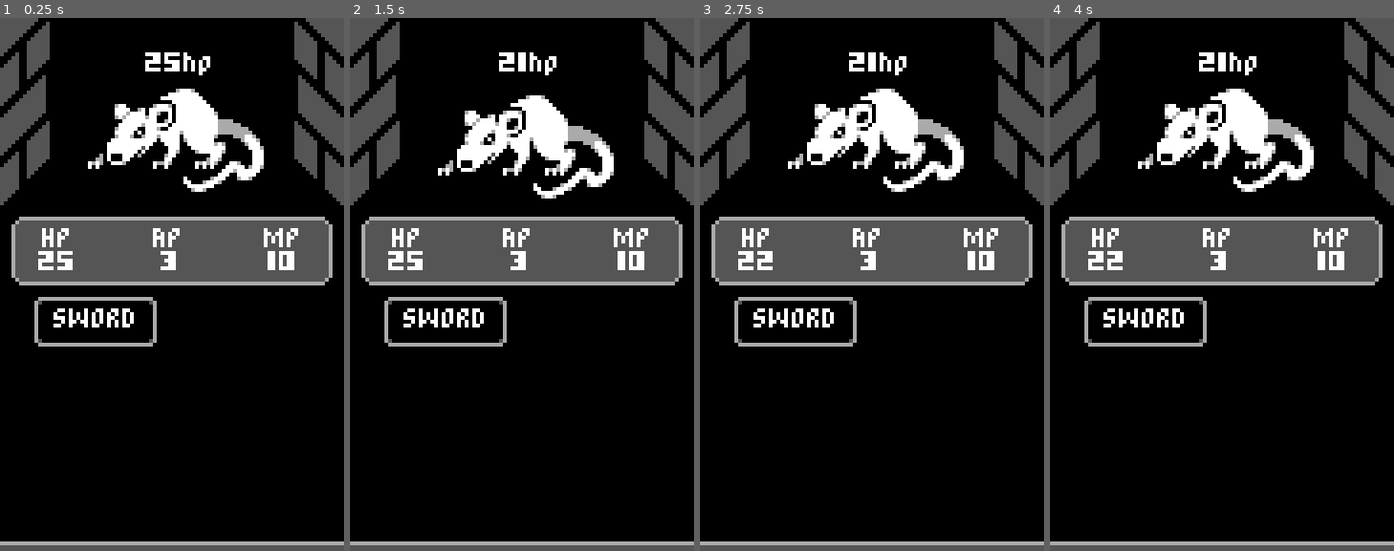
Above: before the commit, frames 1-4 (left to right).
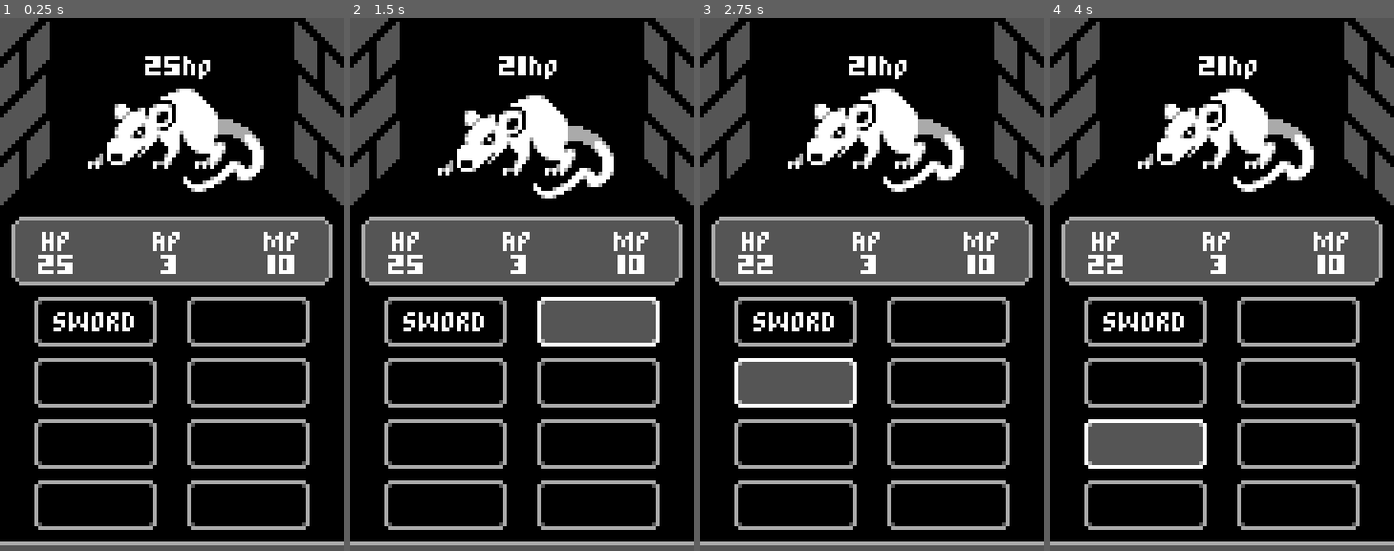
Above: after the commit, the same moments.

Repository: woliveira82/godot-mobile-rpg
Game: Godot game, scene res://Battle.tscn
Two runs of this game, one before a commit and one after it. Both use one fixed random seed, a clock stepped at 60 frames per second and the inputs below.
Inputs (mouse positions are in pixels of both pictures, inside the frame that each line leads up to):
- Up to frame 1 (0.25 s): no input
- Up to frame 2 (1.5 s): click "SWORD" at 0.5 s; click (597, 321) at 1.27 s
- Up to frame 3 (2.75 s): click (796, 380) at 2.02 s
- Up to frame 4 (4 s): click (1297, 380) at 2.77 s; click (1146, 444) at 3.52 s

The runs differ from the first frame. In frame 1, 6.5% of the frame differs, in the area x 10-90%, y 6-97%; in frame 2, 9.0%; in frame 3, 9.0%; in frame 4, 9.0%.

Commit message:
refact: ui action buttons

Diff:
--- a/Battle.gd
+++ b/Battle.gd
@@ -1,7 +1,7 @@
 extends Node
 
 onready var enemy = $Enemy
-onready var sword_button = $UI/SwordButton
+onready var battle_action_buttons = $UI/BattleActionButtons
 
 
 func _on_SwordButton_pressed():
@@ -11,4 +11,4 @@
 
 func _on_Enemy_died():
 	enemy = null
-	sword_button.hide()
+	battle_action_buttons.hide()
--- a/Battle.tscn
+++ b/Battle.tscn
@@ -79,23 +79,74 @@
 align = 1
 valign = 1
 
-[node name="SwordButton" type="Button" parent="UI"]
-anchor_right = 1.0
-anchor_bottom = 1.0
-margin_left = 9.0
-margin_top = 73.0
-margin_right = -49.99
-margin_bottom = -74.0
-text = "SWORD"
-
 [node name="TextboxPanel" type="Panel" parent="UI"]
 margin_left = -2.0
 margin_top = 137.0
 margin_right = 92.0
 margin_bottom = 162.0
 
+[node name="BattleActionButtons" type="GridContainer" parent="UI"]
+margin_left = 9.0
+margin_top = 73.0
+margin_right = 81.0
+margin_bottom = 134.0
+custom_constants/vseparation = 3
+custom_constants/hseparation = 8
+columns = 2
+
+[node name="SwordButton" type="Button" parent="UI/BattleActionButtons"]
+margin_right = 32.0
+margin_bottom = 13.0
+rect_min_size = Vector2( 32, 13 )
+text = "SWORD"
+
+[node name="TestButton" type="Button" parent="UI/BattleActionButtons"]
+margin_left = 40.0
+margin_right = 72.0
+margin_bottom = 13.0
+rect_min_size = Vector2( 32, 13 )
+
+[node name="TestButton2" type="Button" parent="UI/BattleActionButtons"]
+margin_top = 16.0
+margin_right = 32.0
+margin_bottom = 29.0
+rect_min_size = Vector2( 32, 13 )
+
+[node name="TestButton3" type="Button" parent="UI/BattleActionButtons"]
+margin_left = 40.0
+margin_top = 16.0
+margin_right = 72.0
+margin_bottom = 29.0
+rect_min_size = Vector2( 32, 13 )
+
+[node name="TestButton4" type="Button" parent="UI/BattleActionButtons"]
+margin_top = 32.0
+margin_right = 32.0
+margin_bottom = 45.0
+rect_min_size = Vector2( 32, 13 )
+
+[node name="TestButton5" type="Button" parent="UI/BattleActionButtons"]
+margin_left = 40.0
+margin_top = 32.0
+margin_right = 72.0
+margin_bottom = 45.0
+rect_min_size = Vector2( 32, 13 )
+
+[node name="TestButton6" type="Button" parent="UI/BattleActionButtons"]
+margin_top = 48.0
+margin_right = 32.0
+margin_bottom = 61.0
+rect_min_size = Vector2( 32, 13 )
+
+[node name="TestButton7" type="Button" parent="UI/BattleActionButtons"]
+margin_left = 40.0
+margin_top = 48.0
+margin_right = 72.0
+margin_bottom = 61.0
+rect_min_size = Vector2( 32, 13 )
+
 [connection signal="ap_changed" from="PlayerStatus" to="UI/StatsPanel" method="_on_PlayerStatus_ap_changed"]
 [connection signal="hp_changed" from="PlayerStatus" to="UI/StatsPanel" method="_on_PlayerStatus_hp_changed"]
 [connection signal="mp_changed" from="PlayerStatus" to="UI/StatsPanel" method="_on_PlayerStatus_mp_changed"]
 [connection signal="died" from="Enemy" to="." method="_on_Enemy_died"]
-[connection signal="pressed" from="UI/SwordButton" to="." method="_on_SwordButton_pressed"]
+[connection signal="pressed" from="UI/BattleActionButtons/SwordButton" to="." method="_on_SwordButton_pressed"]
--- a/themes/DefaultFont.tres
+++ b/themes/DefaultFont.tres
@@ -4,4 +4,5 @@
 
 [resource]
 size = 6
+extra_spacing_bottom = -2
 font_data = ExtResource( 1 )
--- a/themes/DefaultTheme.tres
+++ b/themes/DefaultTheme.tres
@@ -1,10 +1,10 @@
 [gd_resource type="Theme" load_steps=7 format=2]
 
 [ext_resource path="res://themes/DefaultFont.tres" type="DynamicFont" id=1]
-[ext_resource path="res://themes/Button9FrameHover.tres" type="StyleBox" id=2]
-[ext_resource path="res://themes/Button9FramePressed.tres" type="StyleBox" id=3]
-[ext_resource path="res://themes/Panel9Frame.tres" type="StyleBox" id=4]
-[ext_resource path="res://themes/Button9Frame.tres" type="StyleBox" id=5]
+[ext_resource path="res://themes/Button9SlicePressed.tres" type="StyleBox" id=2]
+[ext_resource path="res://themes/Button9SliceHover.tres" type="StyleBox" id=3]
+[ext_resource path="res://themes/Panel9Slice.tres" type="StyleBox" id=4]
+[ext_resource path="res://themes/Button9Slice.tres" type="StyleBox" id=5]
 
 [sub_resource type="StyleBoxEmpty" id=1]
 
@@ -19,9 +19,9 @@
 Button/fonts/font = ExtResource( 1 )
 Button/styles/disabled = ExtResource( 5 )
 Button/styles/focus = SubResource( 1 )
-Button/styles/hover = ExtResource( 2 )
+Button/styles/hover = ExtResource( 3 )
 Button/styles/normal = ExtResource( 5 )
-Button/styles/pressed = ExtResource( 3 )
+Button/styles/pressed = ExtResource( 2 )
 CheckBox/colors/font_color = Color( 0, 0, 0, 1 )
 CheckBox/colors/font_color_disabled = Color( 0, 0, 0, 1 )
 CheckBox/colors/font_color_focus = Color( 0, 0, 0, 1 )
@@ -52,7 +52,7 @@
 Label/colors/font_color = Color( 1, 1, 1, 1 )
 Label/colors/font_color_shadow = Color( 0.533333, 0.533333, 0.533333, 1 )
 Label/colors/font_outline_modulate = Color( 0, 0, 0, 1 )
-Label/constants/line_spacing = 0
+Label/constants/line_spacing = 2
 Label/constants/shadow_as_outline = 0
 Label/constants/shadow_offset_x = 0
 Label/constants/shadow_offset_y = 0
Renamed: themes/Button9Frame.tres -> themes/Button9Slice.tres
Renamed: themes/Button9FrameHover.tres -> themes/Button9SliceHover.tres
Renamed: themes/Button9FramePressed.tres -> themes/Button9SlicePressed.tres
Renamed: themes/Panel9Frame.tres -> themes/Panel9Slice.tres
